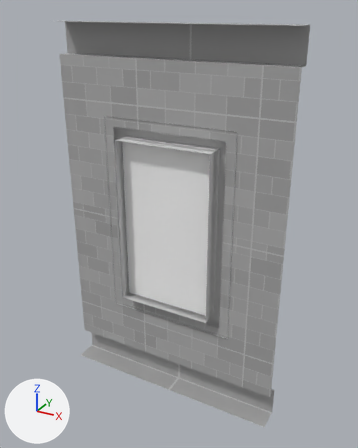
The FBX model LevelBuildingSidekick/Assets/Examples/Prototype/Meshes/proto_wall_windows_01.fbx: old version first, new version second.
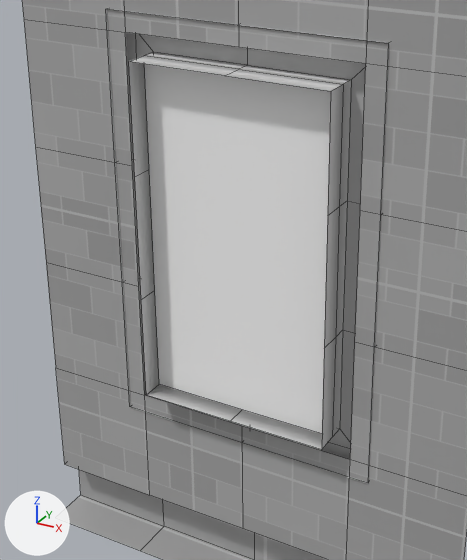
Each version appears first whole from a 50 mm lens placed at (6.049, -7.064, 3.206), pointed at (4.221, -3.74, 1.544), and next in a close-up on the part from 15% to 77% of the width and 25% to 84% of the height. Every picture has the same lights, and +X, +Y and +Z are marked at lower left. The close-ups show mesh edges as thin lines. Where no turn or scale is listed for an object, it has been applied to the vertices.

In view in the first close-up: 'proto_wall_windows_01'.
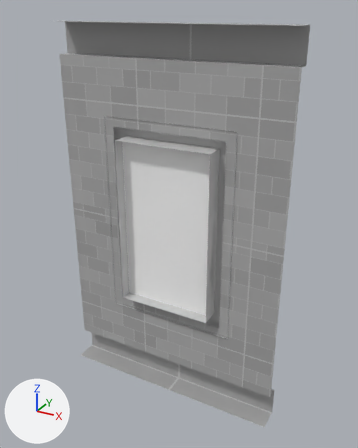
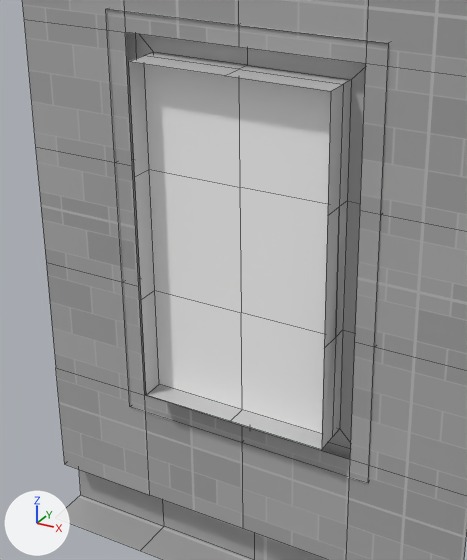
Boxes [x1, y1, x2, y2] around the edits, measured in the close-ups (467 x 560 px):
part 1 of me_scene_004, built on
    both: [144, 64, 331, 434]

The change in detail:
me_scene_004 is used by ob_proto_wall_windows_01; location (4.147, -3.904, 0.0).
Verts and faces of me_scene_004; kept vertices keep their numbers, new ones are numbered from 118.
Before the commit, vertices of me_scene_004: 108 (0.0, 0.1, 2.23) at pixel (238, 69), 109 (0.42, 0.1, 2.23) at pixel (343, 84), 110 (0.42, 0.1, 1.77) at pixel (339, 206), 111 (0.42, 0.1, 1.23) at pixel (335, 337), 112 (0.42, 0.1, 0.77) at pixel (332, 437).
Before the commit, vertices of me_scene_004: 113 (0.0, 0.1, 0.77) at pixel (242, 409), 114 (-0.42, 0.1, 0.77) at pixel (159, 384), 115 (-0.42, 0.1, 1.23) at pixel (154, 290), 116 (-0.42, 0.1, 1.77) at pixel (149, 169), 117 (-0.42, 0.1, 2.23) at pixel (143, 55).
me_scene_004 had 118 vertices, 89 faces and spanned x -1.0..1.0, y 0.0..0.2, z -0.1..3.1.
me_scene_004 now has 129 vertices, 94 faces and spans x -1.0..1.0, y 0.0..0.2, z -0.1..3.1.
Part 1, on me_scene_004:
Faces deleted: (108, 109, 110, 111, 112, 113, 114, 115, 116, 117).
New vertex 118 is at (0.42, 0.1, 1.77), pixel (339, 206).
New vertex 119 is at (0.0, 0.1, 0.77), pixel (242, 409).
New vertex 120 is at (-0.42, 0.1, 0.77), pixel (159, 384).
New vertex 121 is at (-0.42, 0.1, 1.77), pixel (149, 169).
New vertex 122 is at (0.0, 0.1, 1.77), pixel (239, 187).
New vertices 123 to 127 stand at vertices 118 to 122, in that order, plus (0.0, 0.0, 0.46).
New vertex 128 is at (0.42, 0.1, 0.77), pixel (332, 437).
New faces: (111, 128, 119, 124), (119, 120, 125, 124), (121, 126, 127, 122), (118, 122, 127, 123), (121, 122, 124, 125), (111, 124, 122, 118) (mat_proto_glass_gray_1k).
